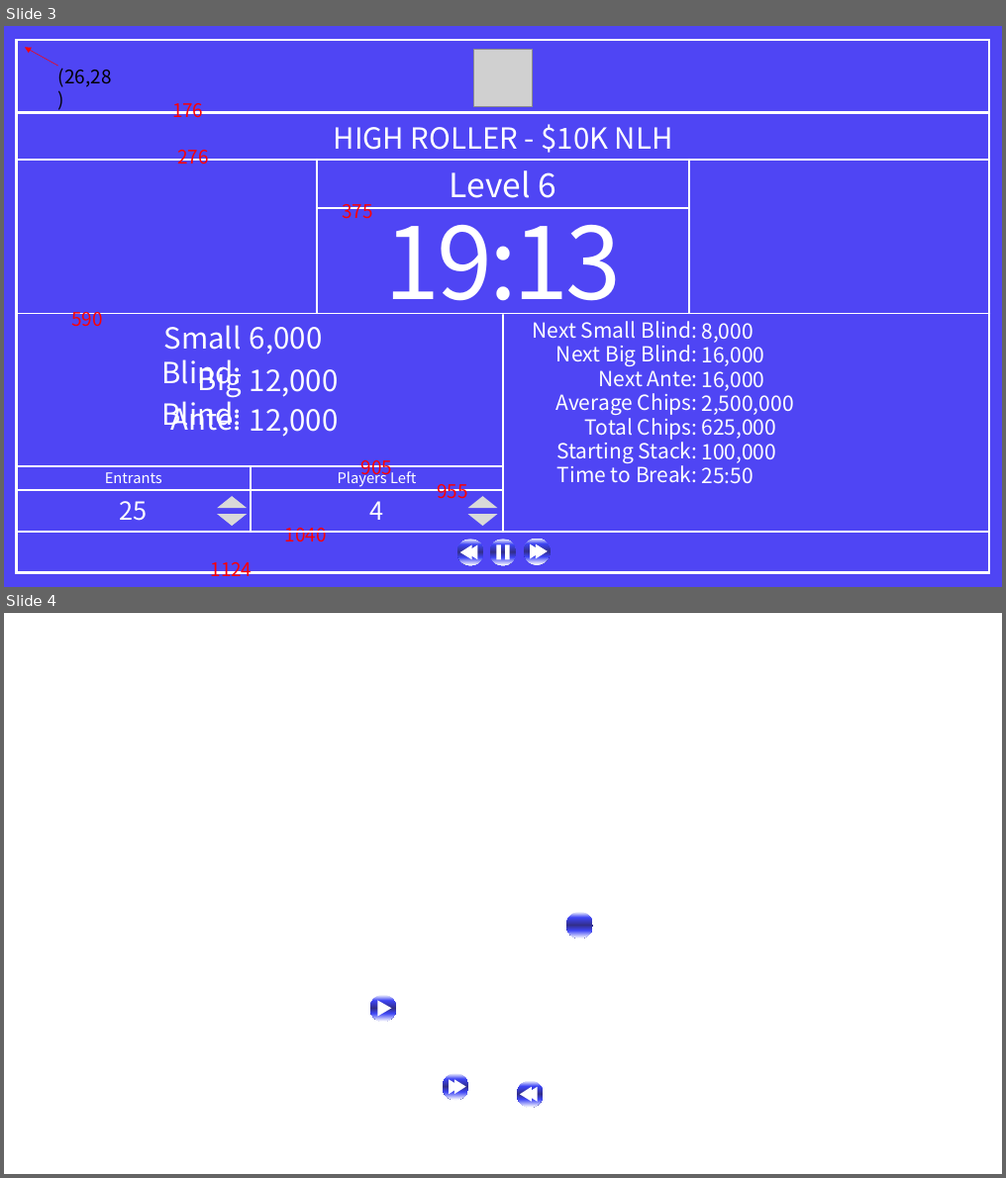
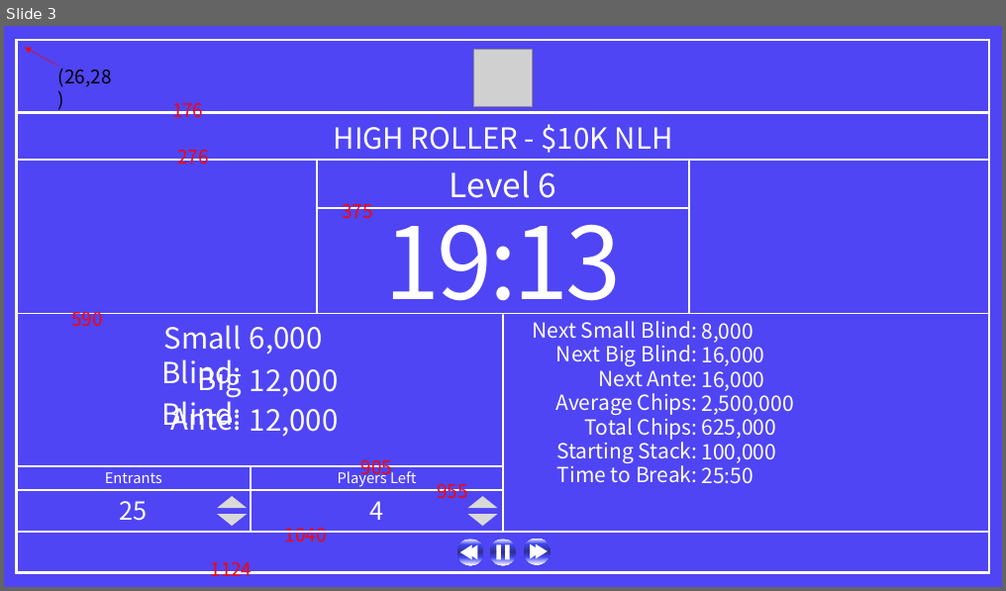
Before and after one commit to kage3175/PokerTimer, a slide deck: 프레젠테이션1.pptx. Shown one above the other, each under a label of ours: slides 3 and 4 before the commit, slide 3 after it. The pictures are 1006x1178 and 1006x591 pixels, drawn with LibreOffice and Linux fonts; fonts in the diff are those of the drawing; grey boxes stand for pictures. Boxes give left, top, right and bottom in pixels: in the first picture for what was removed or moved away, otherwise in the second. Text is boxed around its words. In the diff, an @@ line names an element or a change of style, - is before the commit and + after.

```diff
--- a/프레젠테이션1.pptx
+++ b/프레젠테이션1.pptx
@@ slide 4 removed at [4,613,1002,1174], background #FFFFFF @@
@@ ellipse removed at [566,912,592,939] @@
@@ ellipse removed at [370,995,396,1022] @@
@@ triangle removed at [378,1000,391,1016] @@
@@ ellipse removed at [443,1074,469,1100] @@
@@ triangle removed at [449,1079,460,1094] @@
@@ triangle removed at [454,1079,466,1094] @@
@@ ellipse removed at [517,1081,543,1107] @@
@@ triangle removed at [520,1087,532,1102] @@
@@ triangle removed at [526,1087,538,1102] @@
```
Also in this commit, not shown: 1 slide added, 7 other files.
